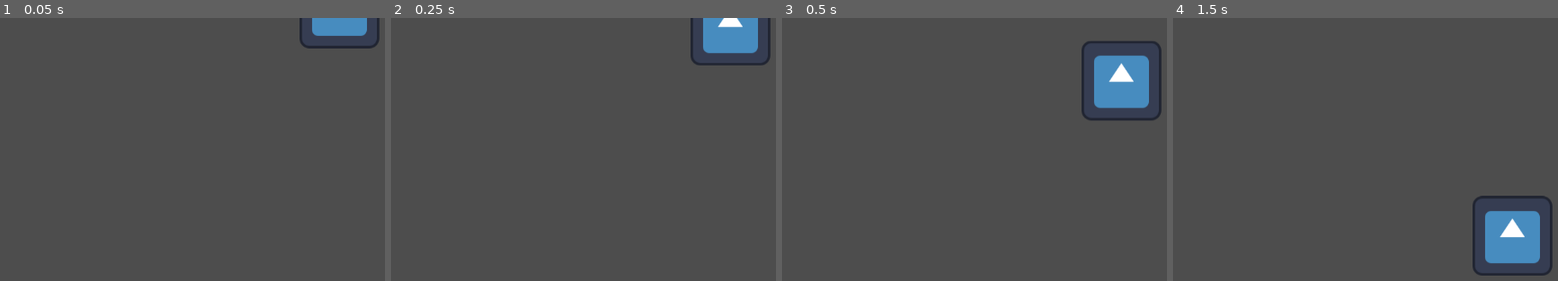
Above: before the commit, frames 1-4 (left to right).
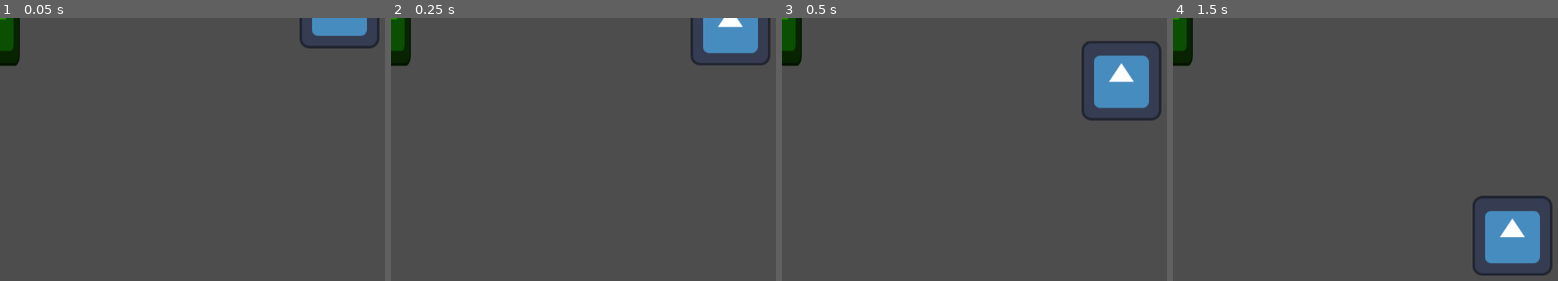
Above: after the commit, the same moments.

Repository: CCV-JamesNye/science-week4-physicsplayground
Game: Godot game, scene res://Scenes/week_4_work.tscn
Same seed, same stepped clock (60 frames per second), same inputs: the game is played once before the commit and once after it. The engine's default icon, where the game draws it, is replaced by a stand-in: a white triangle on a blue panel in a dark square.
Inputs:
- Up to frame 1 (0.05 s): no input
- Up to frame 2 (0.25 s): no input
- Up to frame 3 (0.5 s): no input
- Up to frame 4 (1.5 s): tap Enter at 1.25 s

The runs differ from the first frame. In frame 1, 0.9% of the frame differs, in the area x 0-6%, y 0-19%; in frame 2, 0.9%; in frame 3, 0.9%; in frame 4, 0.9%.

Commit message:
CharacterBody Added
Added Player's CharacterBody and renamed it and the RigidBody.

Diff:
--- a/Scenes/week_4_work.tscn
+++ b/Scenes/week_4_work.tscn
@@ -15,11 +15,20 @@
 [node name="CollisionShape2D" type="CollisionShape2D" parent="Floor" unique_id=1557799968]
 shape = SubResource("WorldBoundaryShape2D_ujq3c")
 
-[node name="RigidBody2D" type="RigidBody2D" parent="." unique_id=2110908131]
+[node name="Box" type="RigidBody2D" parent="." unique_id=2110908131]
 position = Vector2(544, -16)
 
-[node name="CollisionShape2D" type="CollisionShape2D" parent="RigidBody2D" unique_id=2138156908]
+[node name="CollisionShape2D" type="CollisionShape2D" parent="Box" unique_id=2138156908]
 shape = SubResource("RectangleShape2D_ro7pi")
 
-[node name="Sprite2D" type="Sprite2D" parent="RigidBody2D" unique_id=1983016127]
+[node name="Sprite2D" type="Sprite2D" parent="Box" unique_id=1983016127]
 texture = ExtResource("1_f0jl8")
+
+[node name="Player" type="CharacterBody2D" parent="." unique_id=1091909349]
+
+[node name="Sprite2D" type="Sprite2D" parent="Player" unique_id=122722032]
+modulate = Color(0.1493276, 0.5730493, 9.62615e-07, 1)
+scale = Vector2(0.5, 1.2)
+texture = ExtResource("1_f0jl8")
+
+[node name="CollisionShape2D" type="CollisionShape2D" parent="Player" unique_id=1683447143]
